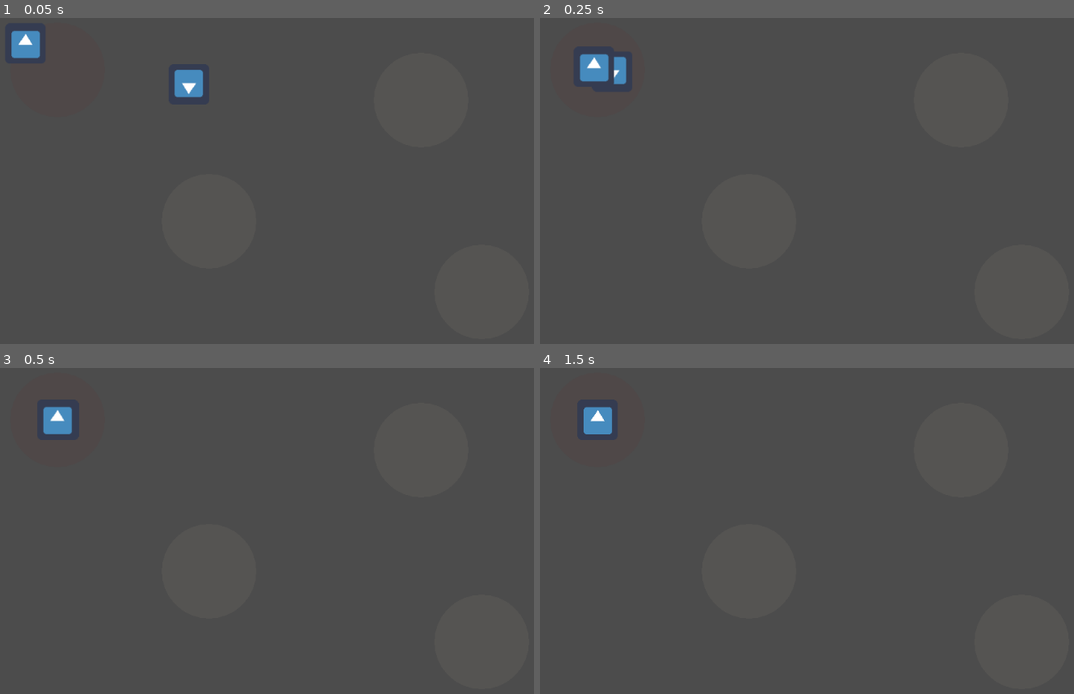
Above: before the commit, frames 1-4 (two rows, left to right).
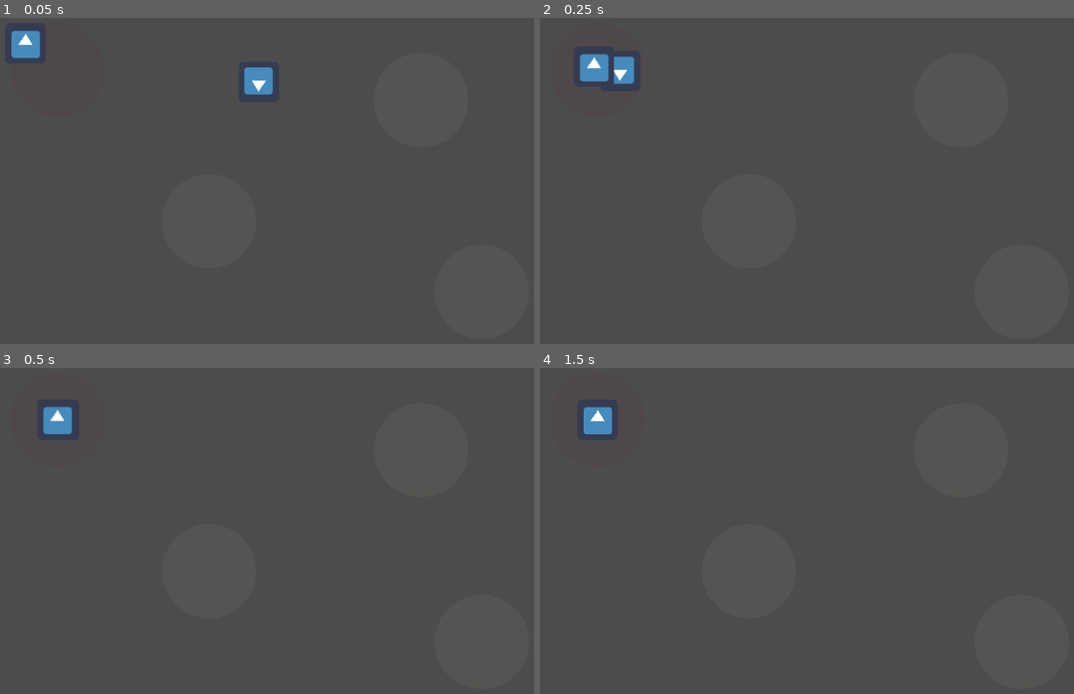
Above: after the commit, the same moments.

Repository: kyle-stevens/NASA-PSYCHE-15G-GODOT
Game: Godot game, scene res://TestScne.tscn
The game is run twice, just before and just after one commit, with the same random seed, the same clock (stepped at 60 frames per second) and the same inputs. The engine's default icon, where the game draws it, is replaced by a stand-in: a white triangle on a blue panel in a dark square.
Inputs (mouse positions are in pixels of both pictures, inside the frame that each line leads up to):
- Up to frame 1 (0.05 s): no input
- Up to frame 2 (0.25 s): no input
- Up to frame 3 (0.5 s): no input
- Up to frame 4 (1.5 s): move the mouse to (598, 420) at 0.52 s; click (598, 420) at 0.6 s; tap Enter at 1.25 s; move the mouse to (598, 420) at 1.27 s; click (598, 420) at 1.35 s

The runs differ from the first frame. In frame 1, 0.9% of the frame differs, in the area x 32-52%, y 15-25%; in frame 2, 0.3%; in frame 3, less than 0.1%; in frame 4, nothing differs.

Commit message:
update - sprint meeting

Diff:
--- a/Drag And Drop Demo/Object.gd
+++ b/Drag And Drop Demo/Object.gd
@@ -28,6 +28,7 @@
 		global_position = lerp(global_position, get_global_mouse_position(), 25 * delta)
 #		look_at(get_global_mouse_position())
 	else:
+		#Use distance calculation section to determine start position here instead
 		global_position = lerp(global_position, rest_point, 10 * delta)
 #		rotation = lerp_angle(rotation, 0, 10 * delta)
 
@@ -37,6 +38,7 @@
 			selected = false
 			var shortest_dist = 75
 			for child in rest_nodes:
+				#Reuse this section to define starting position
 				var distance = global_position.distance_to(child.global_position)
 				if distance < shortest_dist and  object_id == child.object_id:
 					child.select()
--- a/Drag And Drop Demo/TestScne.tscn
+++ b/Drag And Drop Demo/TestScne.tscn
@@ -20,7 +20,7 @@
 object_id = 1
 
 [node name="Object2" parent="." instance=ExtResource( 1 )]
-position = Vector2( 528, 176 )
+position = Vector2( 719, 169 )
 object_id = 1
 
 [node name="Object" parent="." instance=ExtResource( 1 )]
